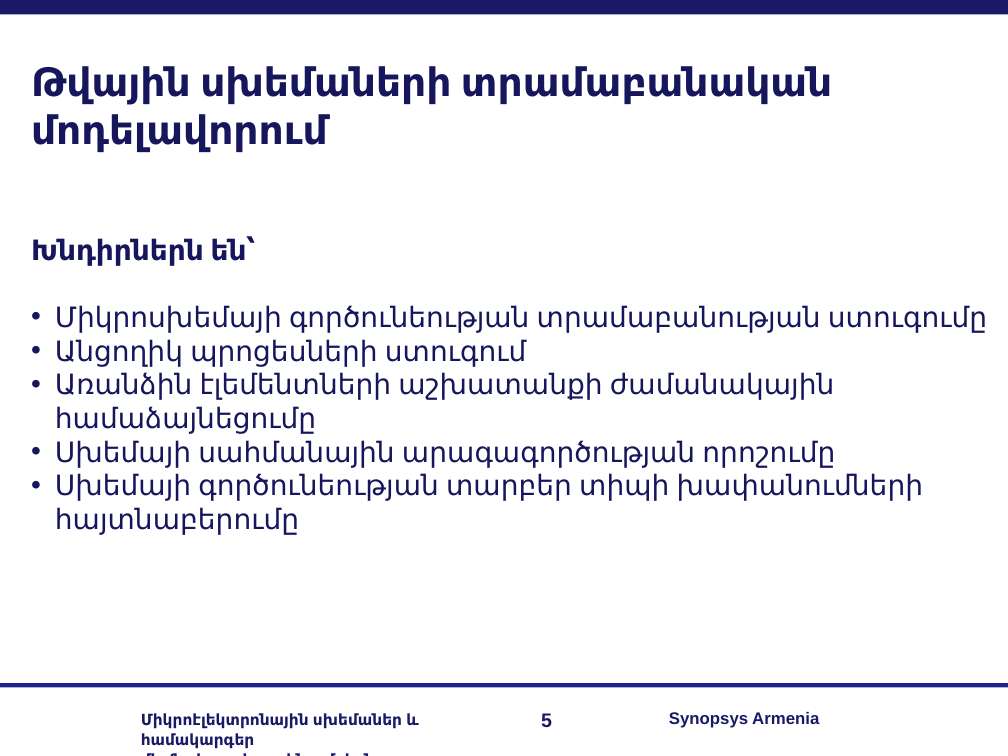
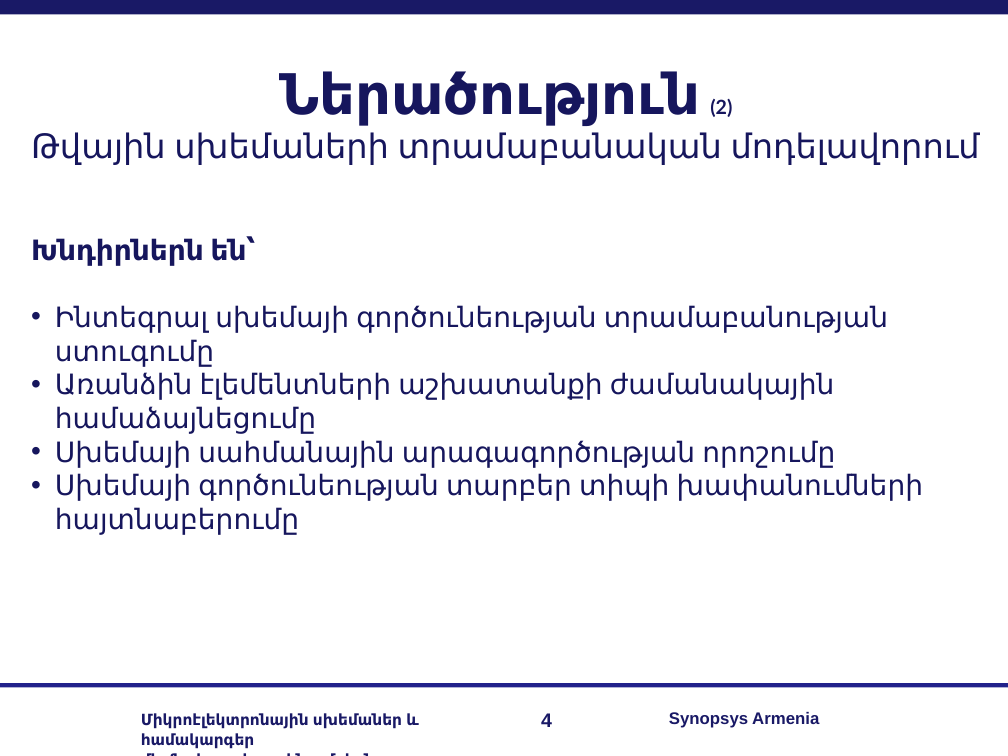
Before and after one commit to RazKarapetyan/Master_thesis, a slide deck: slide 4 of My real work/my_master_slides.ppt (slide 5 before the commit). Drawn at 1008x756 pixels with LibreOffice and Linux fonts; fonts in the diff are those of the drawing; background and template pictures are left out. Boxes give left, top, right and bottom in pixels: in the first picture for what was removed or moved away, otherwise in the second. Text is boxed around its words. In the diff, an @@ line names an element or a change of style, - is before the commit and + after.

```diff
--- a/My real work/my_master_slides.ppt
+++ b/My real work/my_master_slides.ppt
@@ text at box(31, 71, 980, 165): text changed; size 28 to 24 pt; bold off @@
-Թվային սխեմաների տրամաբանական մոդելավորում
+Ներածություն (2)
+Թվային սխեմաների տրամաբանական մոդելավորում
@@ text at box(55, 305, 888, 367): text changed @@
-• Միկրոսխեմայի գործունեության տրամաբանության ստուգումը
-• Անցողիկ պրոցեսների ստուգում
+• Ինտեգրալ սխեմայի գործունեության տրամաբանության ստուգումը
@@ page number at box(541, 713, 552, 727): text changed @@
-5
+4
```
Also in this commit, not shown: 12 other slides changed, 1 slide added, 4 slides removed, 1 other file.
